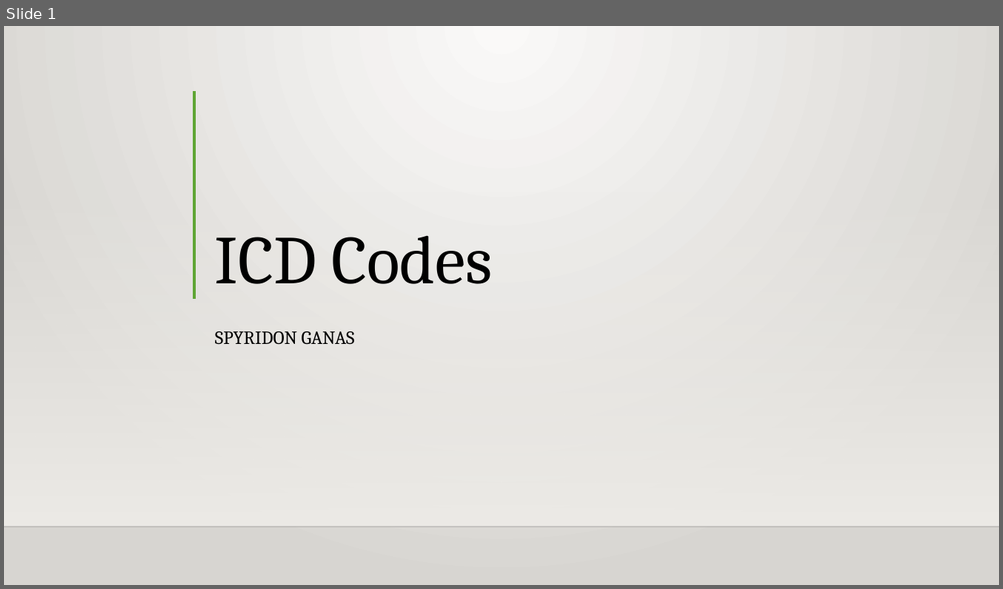
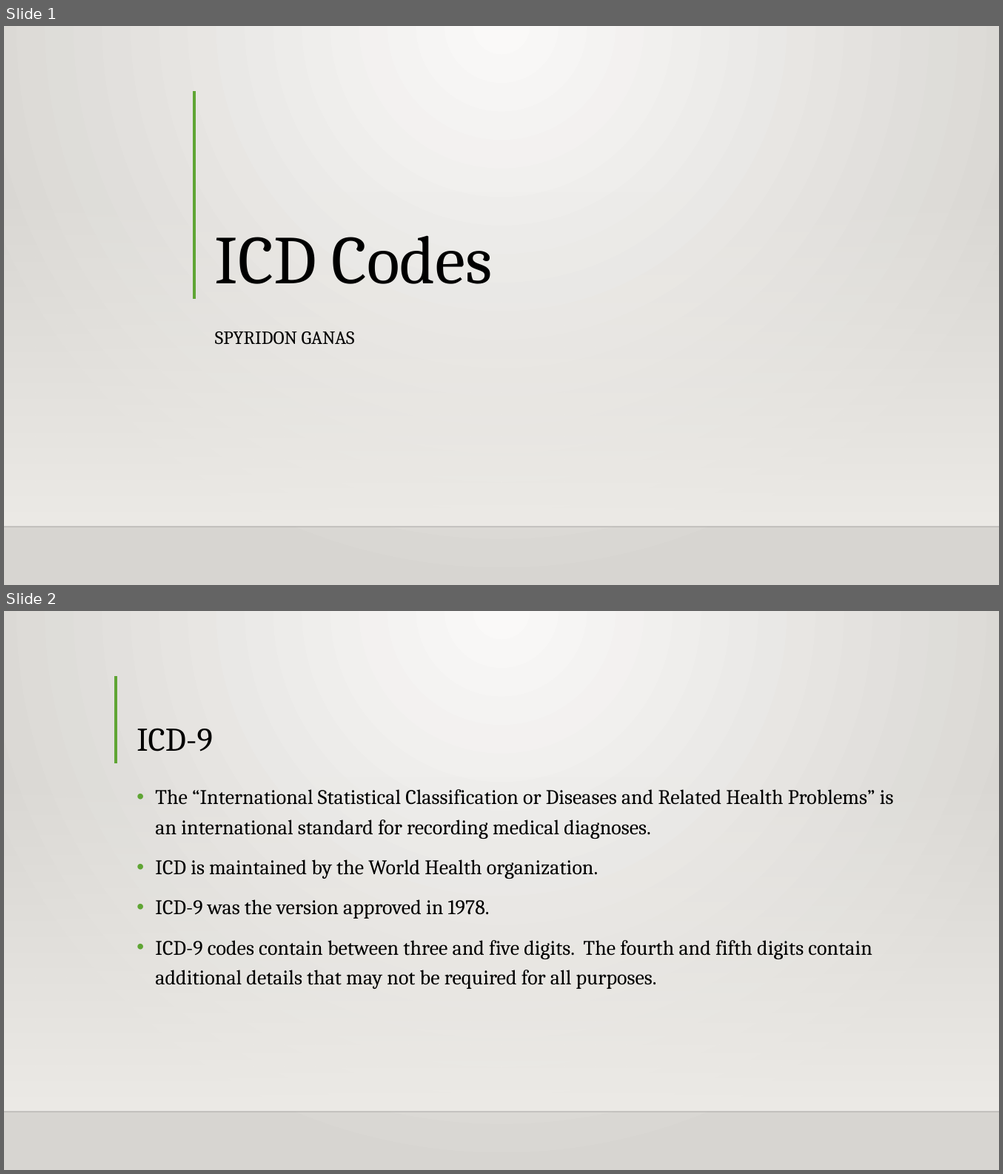
Before and after one commit to Intro-to-APCD/Intro-to-APCD.github.io, a slide deck: PowerPoints/Phase 3 - Claims Terminology/013 What are icd code.pptx. Shown one above the other, each under a label of ours: slide 1 before the commit, slides 1 and 2 after it. The pictures are 1003x589 and 1003x1174 pixels, drawn with LibreOffice and Linux fonts; fonts in the diff are those of the drawing; background and template pictures are left out. Boxes give left, top, right and bottom in pixels: in the first picture for what was removed or moved away, otherwise in the second. Text is boxed around its words. In the diff, an @@ line names an element or a change of style, - is before the commit and + after.

```diff
--- a/PowerPoints/Phase 3 - Claims Terminology/013 What are icd code.pptx
+++ b/PowerPoints/Phase 3 - Claims Terminology/013 What are icd code.pptx
@@ slide 2 added at [4,611,999,1170], background gradient #FAFAF9 to #D7D5D2; not listed: 2 template elements that a slide beside it also shows @@
@@ line added from (116, 676) to (116, 763), #5FA534 3 pt @@
@@ title added at [136,728,213,752], 32 pt, text #000000 @@
+ICD-9
@@ text added at [155,789,893,989], 20 pt, text #000000 @@
+• The “International Statistical Classification or Diseases and Related Health Problems” is an international standard for recording medical diagnoses.
+• ICD is maintained by the World Health organization.
+• ICD-9 was the version approved in 1978.
+• ICD-9 codes contain between three and five digits. The fourth and fifth digits contain additional details that may not be required for all purposes.
```
Also in this commit, not shown: 3 other slides added, 5 slides removed, 3 other files.
